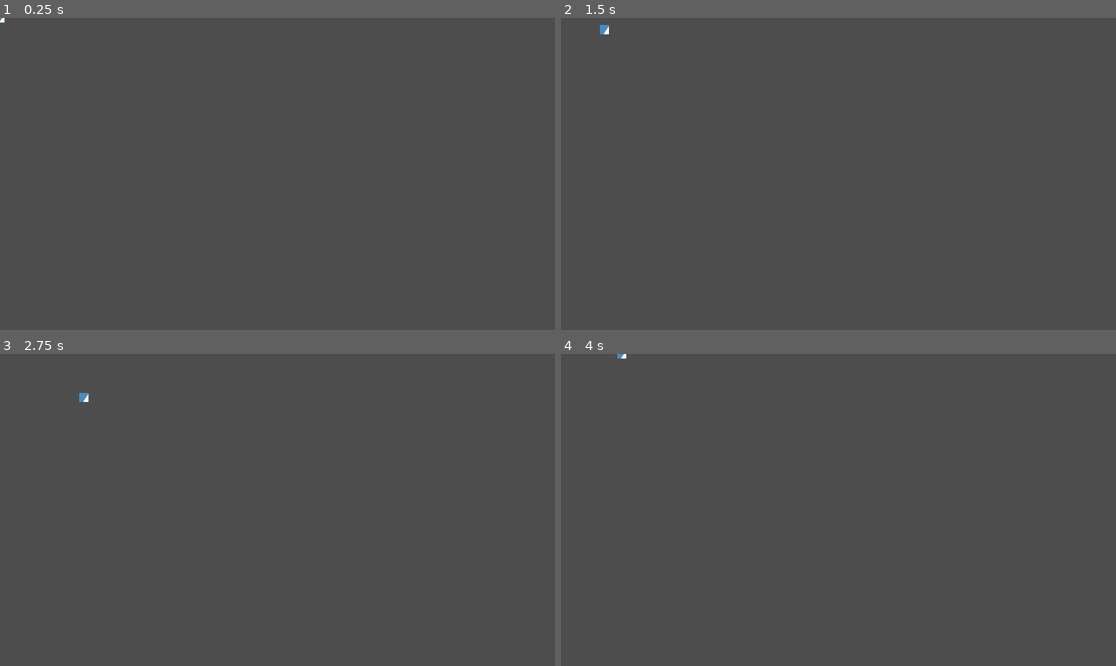
Above: before the commit, frames 1-4 (two rows, left to right).
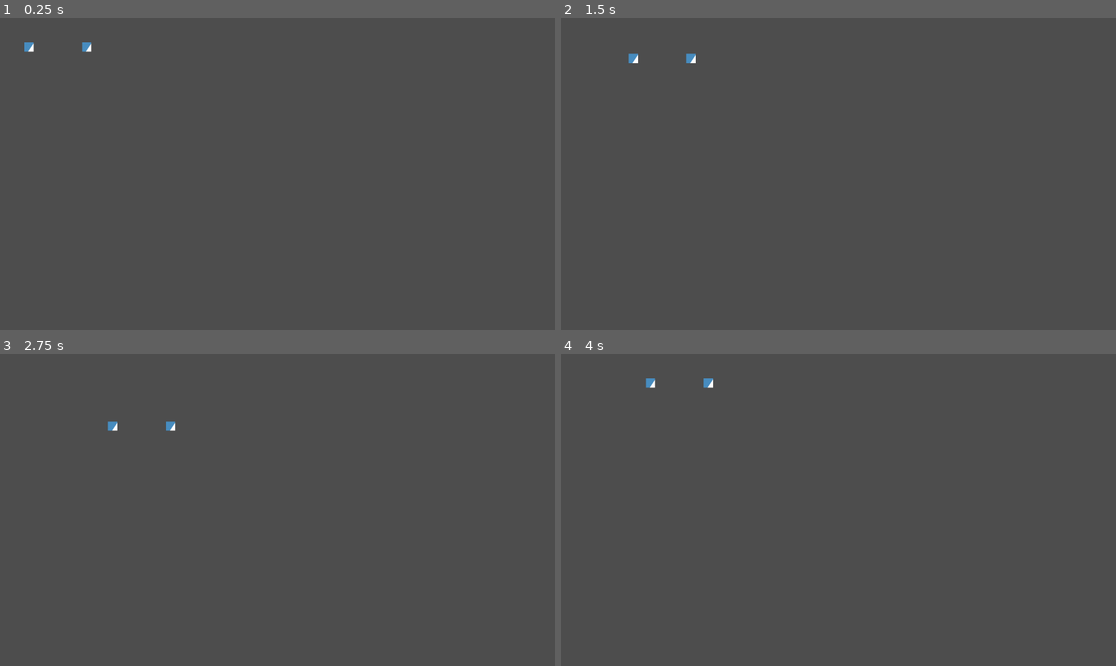
Above: after the commit, the same moments.

Repository: ARCsweden/GameJam2024FallA
Game: Godot game, scene res://Scenes/game.tscn
Two runs of this game, one before a commit and one after it. Both use one fixed random seed, a clock stepped at 60 frames per second and the inputs below. Before the commit the project starts from res://Scenes/player.tscn. The engine's default icon, where the game draws it, is replaced by a stand-in: a white triangle on a blue panel in a dark square.
Inputs:
- Up to frame 1 (0.25 s): no input
- Up to frame 2 (1.5 s): tap Enter at 0.5 s; hold Right (p1_move_right) 0.53-1.28 s; hold Down (p1_move_down) from 1.28 s (still down)
- Up to frame 3 (2.75 s): release Down (p1_move_down) at 2.03 s; hold Right (p1_move_right) from 2.03 s (still down)
- Up to frame 4 (4 s): release Right (p1_move_right) at 2.78 s; hold Up (p1_move_up) 2.78-3.53 s; hold Left (p1_move_left) from 3.53 s (still down)

The runs differ from the first frame. In frame 1, 0.1% of the frame differs, in the area x 0-17%, y 0-11%; in frame 2, 0.2%, in the area x 7-25%, y 2-15%; in frame 3, 0.2%; in frame 4, 0.1%.

Commit message:
Main scene
Lade till huvudscernen game som hitills instantierar två spelare

Diff:
--- /dev/null
+++ b/dontdrowntogether/Scenes/game.tscn
@@ -0,0 +1,6 @@
+[gd_scene load_steps=2 format=3 uid="uid://dj5m5gqsd276t"]
+
+[ext_resource type="Script" path="res://Scripts/game.gd" id="1_ol0k5"]
+
+[node name="Game" type="Node2D"]
+script = ExtResource("1_ol0k5")
--- a/dontdrowntogether/Scenes/player.tscn
+++ b/dontdrowntogether/Scenes/player.tscn
@@ -1,6 +1,6 @@
 [gd_scene load_steps=6 format=3 uid="uid://d2jpkk5jqvofv"]
 
-[ext_resource type="Script" path="res://Scenes/body.gd" id="1_6bp4r"]
+[ext_resource type="Script" path="res://Scripts/body.gd" id="1_6bp4r"]
 [ext_resource type="Texture2D" uid="uid://3h803uy12370" path="res://icon.svg" id="2_quia6"]
 
 [sub_resource type="CapsuleShape2D" id="CapsuleShape2D_8txg1"]
--- /dev/null
+++ b/dontdrowntogether/Scripts/game.gd
@@ -0,0 +1,17 @@
+extends Node2D
+
+# Load the Player scene
+var PlayerScene = preload("res://Scenes/player.tscn")
+
+func _ready():
+	# Create two instances of the Player scene
+	var player1 = PlayerScene.instantiate()
+	var player2 = PlayerScene.instantiate()
+
+	# Set positions or other properties if necessary
+	player1.position = Vector2(100, 100)  # Adjust as needed
+	player2.position = Vector2(300, 100)  # Adjust as needed
+
+	# Add instances to the scene tree
+	add_child(player1)
+	add_child(player2)
--- a/dontdrowntogether/project.godot
+++ b/dontdrowntogether/project.godot
@@ -11,7 +11,7 @@
 [application]
 
 config/name="DontDrownTogether"
-run/main_scene="res://Scenes/player.tscn"
+run/main_scene="res://Scenes/game.tscn"
 config/features=PackedStringArray("4.3", "Forward Plus")
 config/icon="res://icon.svg"
 
Renamed: dontdrowntogether/Scenes/body.gd -> dontdrowntogether/Scripts/body.gd
